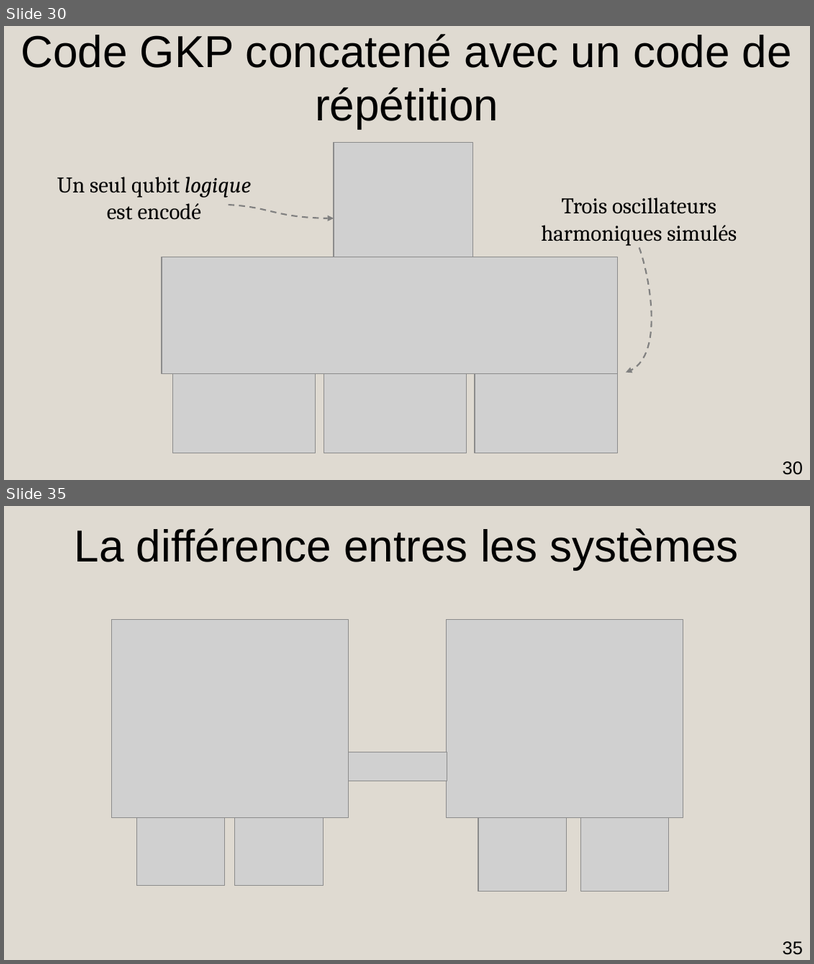
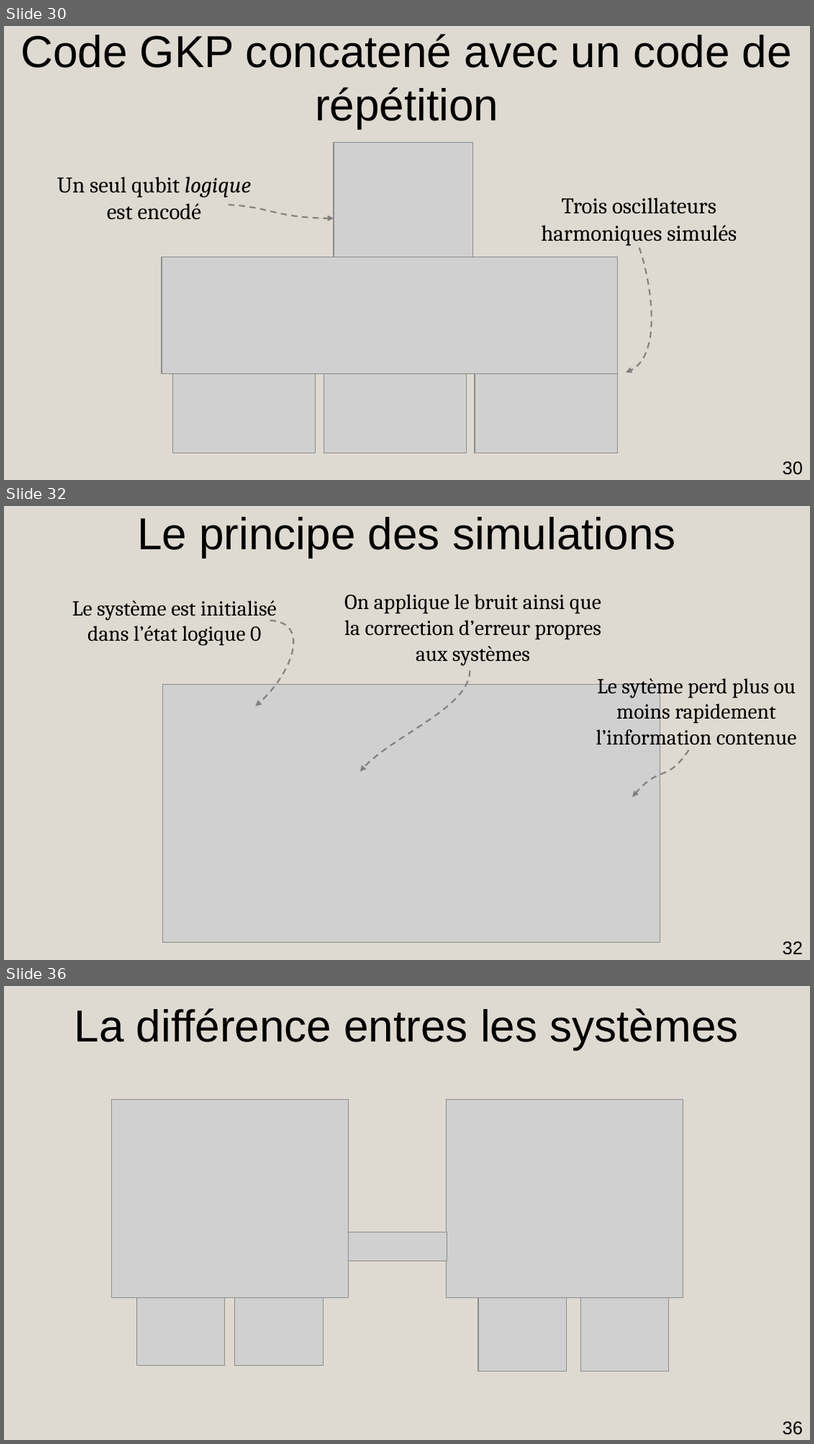
Before and after one commit to AmdaU/presentations, a slide deck: Seminaire/Seminaire.odp. Shown one above the other, each under a label of ours: slides 30 and 35 before the commit, slides 30, 32 and 36 after it; the slides between them are not shown. The pictures are 814x964 and 814x1444 pixels, drawn with LibreOffice and Linux fonts; fonts in the diff are those of the drawing; grey boxes stand for pictures. Boxes give left, top, right and bottom in pixels: in the first picture for what was removed or moved away, otherwise in the second. Text is boxed around its words. In the diff, an @@ line names an element or a change of style, - is before the commit and + after.

```diff
--- a/Seminaire/Seminaire.odp
+++ b/Seminaire/Seminaire.odp
@@ slide 32 added at box(4, 506, 810, 960), background #DFDAD1 @@
@@ title added at box(137, 517, 676, 557), 44 pt, text #000000 @@
+Le principe des simulations
@@ text added at box(72, 600, 277, 646), 21 pt, text #000000 @@
+Le système est initialisé dans l’état logique 0
@@ text added at box(345, 594, 602, 666), 21 pt, text #000000 @@
+On applique le bruit ainsi que la correction d’erreur propres aux systèmes
@@ freeform shape added at box(256, 620, 293, 705), outline #808080 1.5 pt dashed @@
@@ freeform shape added at box(360, 671, 470, 772), outline #808080 1.5 pt dashed @@
@@ text added at box(597, 678, 797, 749), 21 pt, text #000000 @@
+Le sytème perd plus ou moins rapidement l’information contenue
@@ picture added at box(163, 685, 661, 942) @@
@@ freeform shape added at box(633, 749, 689, 796), outline #808080 1.5 pt dashed @@
@@ page number added at box(783, 941, 803, 955), 18 pt, text #000000 @@
+32
@@ what was slide 35 is now slide 36 @@
@@ page number at box(783, 1421, 803, 1435): text changed @@
-35
+36
```
Also in this commit, not shown: 4 other slides added, 8 other files.
